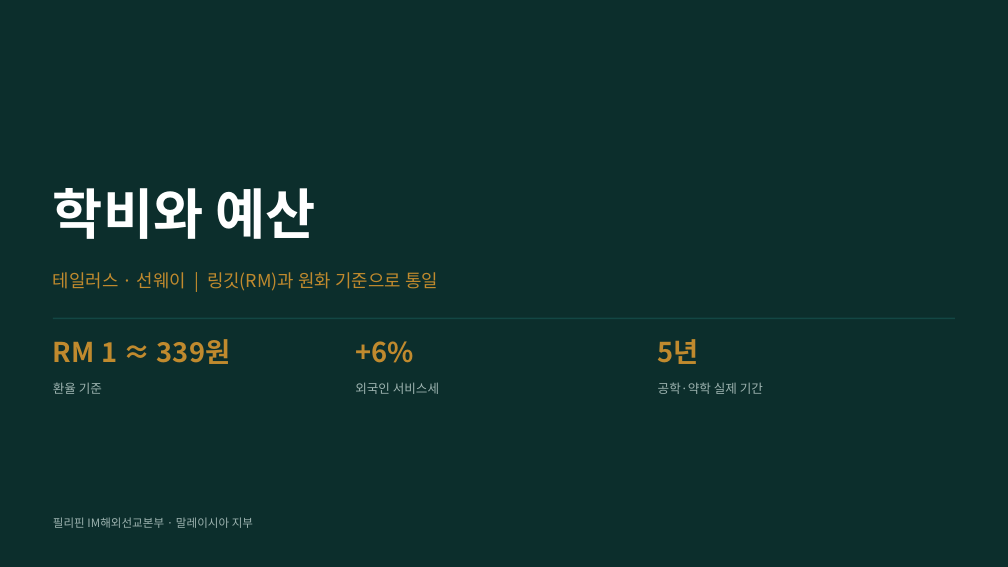
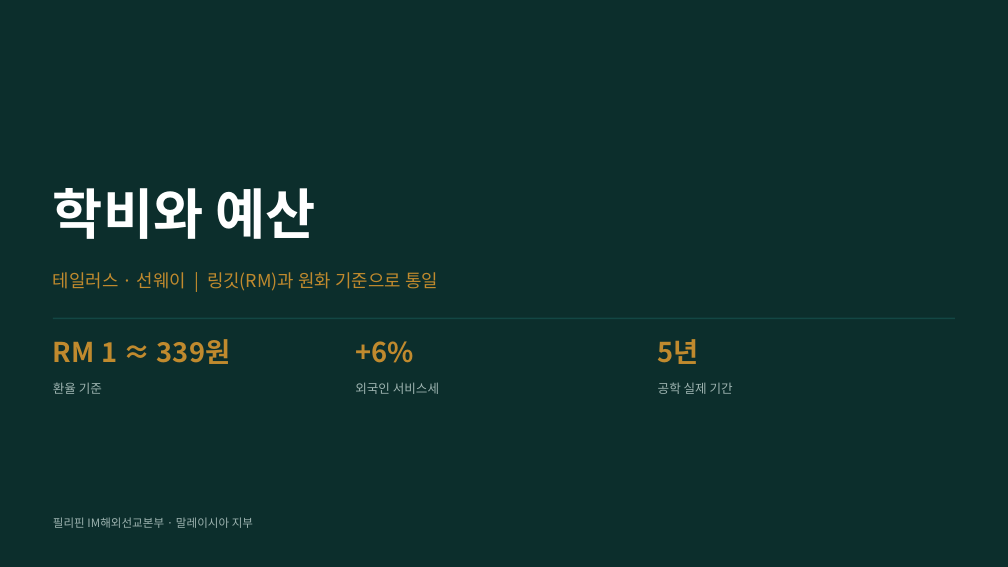
Before and after one commit to ChampionJohan/Johan, a slide deck: slide 1 of design/malaysia-study-live/말레이시아유학_학비와예산.pptx. Drawn at 1008x567 pixels with LibreOffice and Linux fonts; fonts in the diff are those of the drawing. Boxes give left, top, right and bottom in pixels: in the first picture for what was removed or moved away, otherwise in the second. Text is boxed around its words. In the diff, an @@ line names an element or a change of style, - is before the commit and + after.

```diff
--- a/design/malaysia-study-live/말레이시아유학_학비와예산.pptx
+++ b/design/malaysia-study-live/말레이시아유학_학비와예산.pptx
@@ text at (658, 382, 733, 394): text changed @@
-공학·약학 실제 기간
+공학 실제 기간
```
Also in this commit, not shown: 2 other slides changed, 4 other files.
